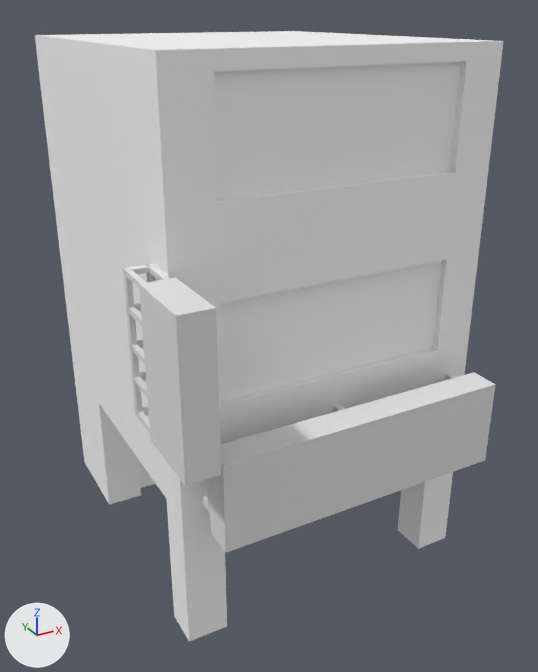
One commit to the FBX model Assets/Art/Modles/house/House_2.fbx: the scene before it, then after it.
Both versions are drawn from a camera (50 mm lens) standing at (-4.85, -9.7, 7.86) and looking at (0.04, -0.79, 3.41). The axes (+X, +Y, +Z) are drawn at lower left. The lights are the same throughout. The first picture is the older version. Where no turn or scale is listed for an object, it has been applied to the vertices.
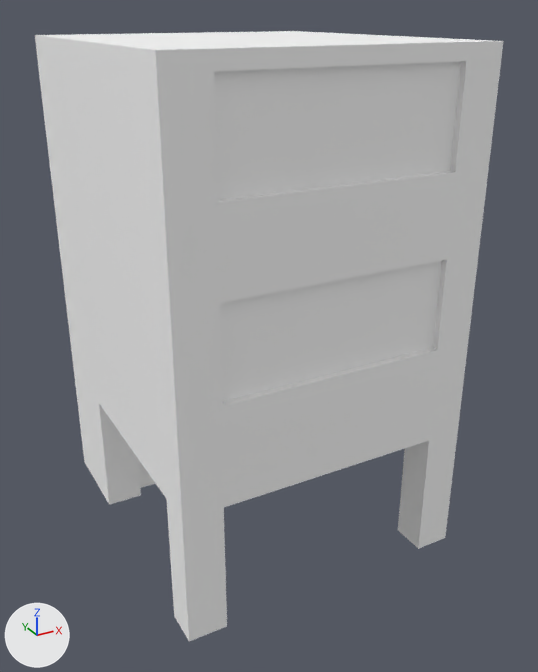
Diff of the bpy script that builds the scene:
```diff
--- a/Assets/Art/Modles/house/House_2.fbx.py
+++ b/Assets/Art/Modles/house/House_2.fbx.py
@@ ob_cube_001 @@
-ob_cube_001 = bpy.data.objects.new('Cube.001', me_cube_002)
-ob_cube_001.location = (0.12, -3.18, 2.62)
@@ ob_cube_018 @@
-ob_cube_018 = bpy.data.objects.new('Cube.018', me_cube_024)
-ob_cube_018.location = (-2.15, -2.34, 3.87)
-ob_cube_018.rotation_euler = (-3.142, 0.0, 1.571)  # degrees (-180, 0, 90)
-ob_cube_018.scale = (-0.346, -0.0344, -0.0329)
@@ ob_cube_062 @@
-ob_cube_062 = bpy.data.objects.new('Cube.062', me_cube_029)
-ob_cube_062.location = (-2.22, -3.12, 4.29)
```

Pixel boxes [x1, y1, x2, y2] of what changed, in the pictures (538 x 672 px):
'Cube.001', deleted
    before: [202, 372, 496, 553]
'Cube.062', deleted
    before: [139, 277, 221, 486]
'Cube.018', deleted
    before: [123, 264, 170, 433]
